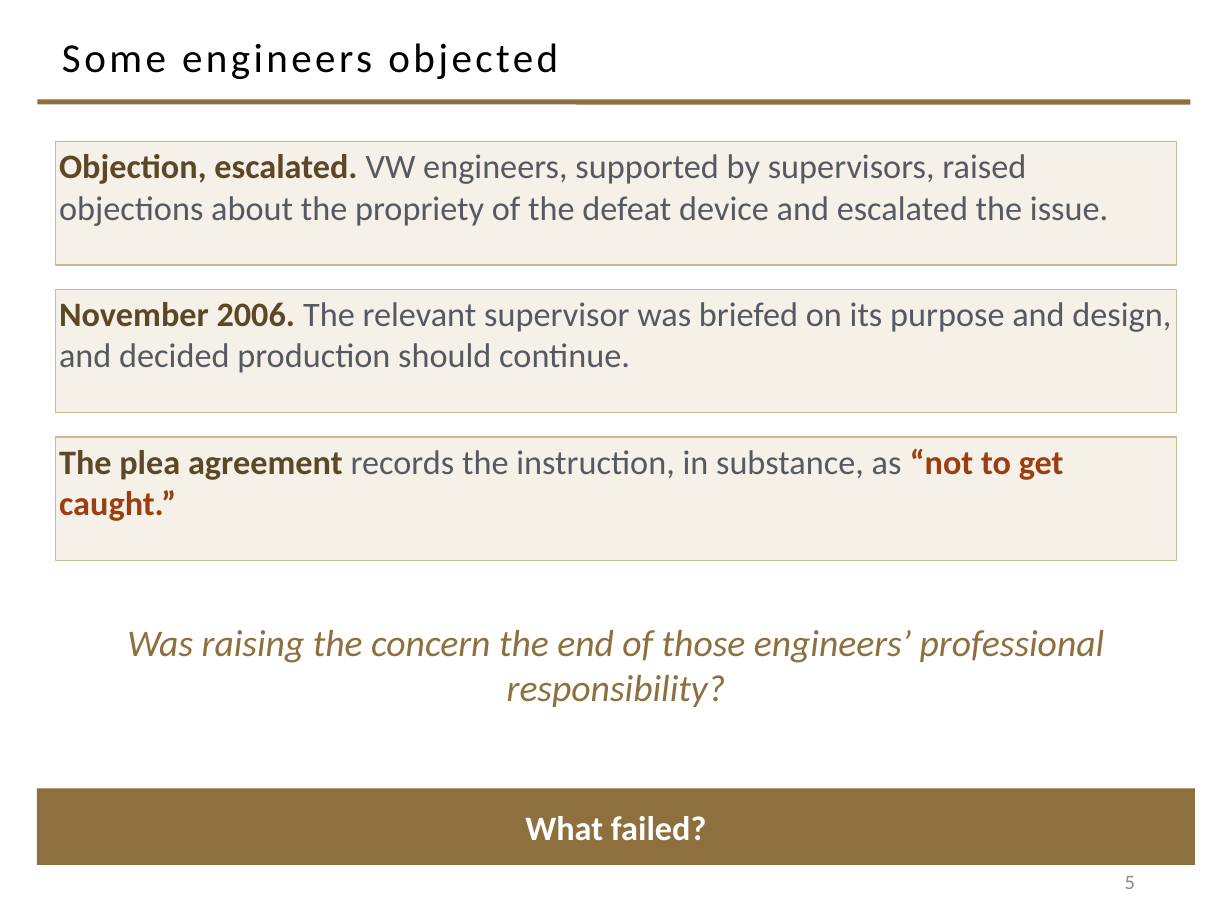
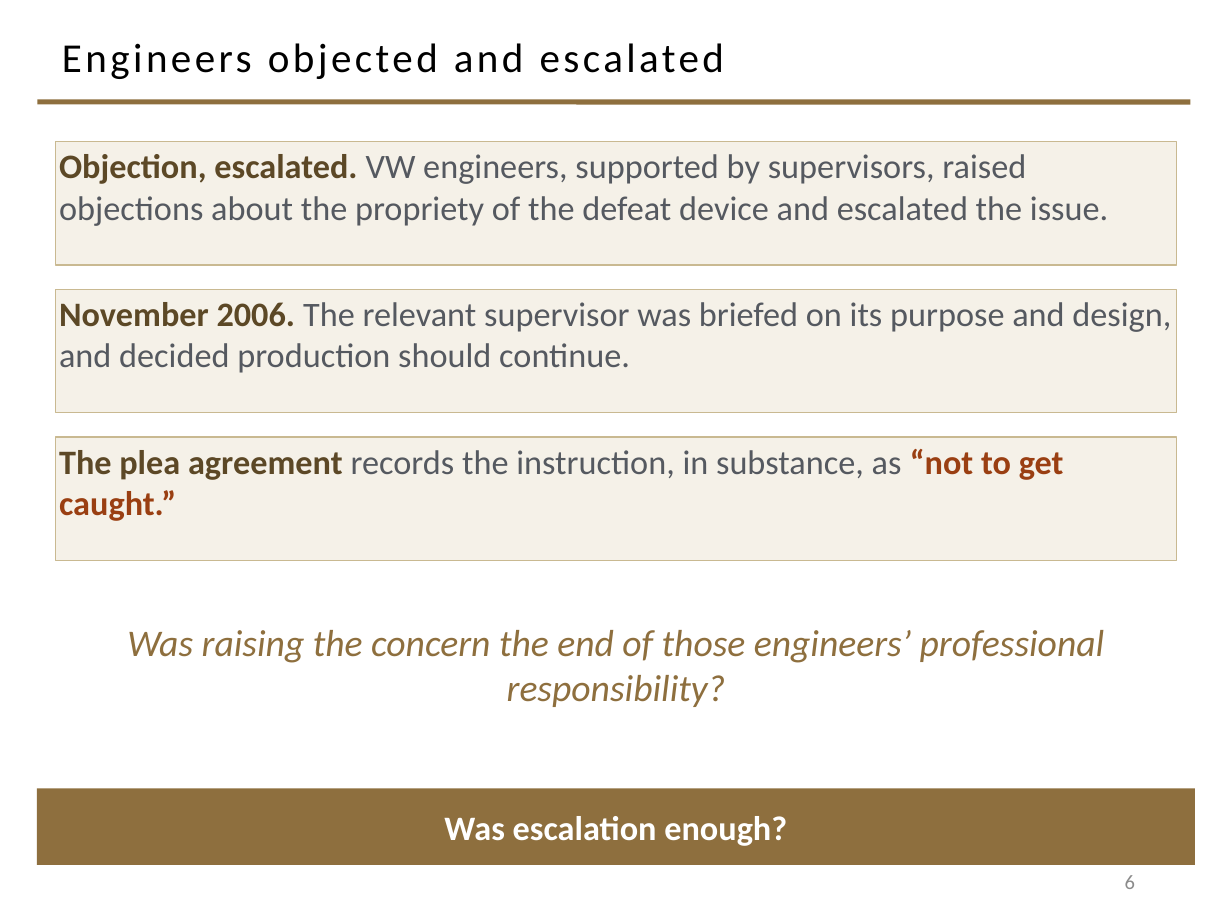
Before and after one commit to davisjam/model-based-agentic-software-engineering, a slide deck: slide 6 of course/lectures/act-2-delegation-and-control/04-failure-aware-engineering/2-4-Failure-Aware-Engineering.pptx (slide 5 before the commit). Drawn at 1232x924 pixels with LibreOffice and Linux fonts; fonts in the diff are those of the drawing; background and template pictures are left out. Boxes give left, top, right and bottom in pixels: in the first picture for what was removed or moved away, otherwise in the second. Text is boxed around its words. In the diff, an @@ line names an element or a change of style, - is before the commit and + after.

Commit message:
deck 2-4 opening: name VW early, add capability-before-misuse slide, sharpen defeat-device move
Slides 2-11: VW named on slide 2 with the ambition above the regulation; slide 3
becomes the objectives triangle; NEW slide 4 presents test recognition as a
capability (un-attributed, per sourcing caution); slide 5 outlines the branch as
DEFEAT DEVICE; 2007 reconsideration gets its chain; 2012 chain cleaned (ACTION
replaces ?????); 2014-15 simplified to a discovery chain. Deck 38 -> 39 slides;
slidenum caches refreshed.

```diff
--- a/course/lectures/act-2-delegation-and-control/04-failure-aware-engineering/2-4-Failure-Aware-Engineering.pptx
+++ b/course/lectures/act-2-delegation-and-control/04-failure-aware-engineering/2-4-Failure-Aware-Engineering.pptx
@@ title at (x1=62, y1=43, x2=724, y2=79): text changed @@
-Some engineers objected
+Engineers objected and escalated
@@ text in rectangle at (x1=444, y1=816, x2=787, y2=846): text changed @@
-What failed?
+Was escalation enough?
@@ page number at (x1=1125, y1=875, x2=1135, y2=889): text changed @@
-5
+6
```
Also in this commit, not shown: 8 other slides changed, 1 slide added.
